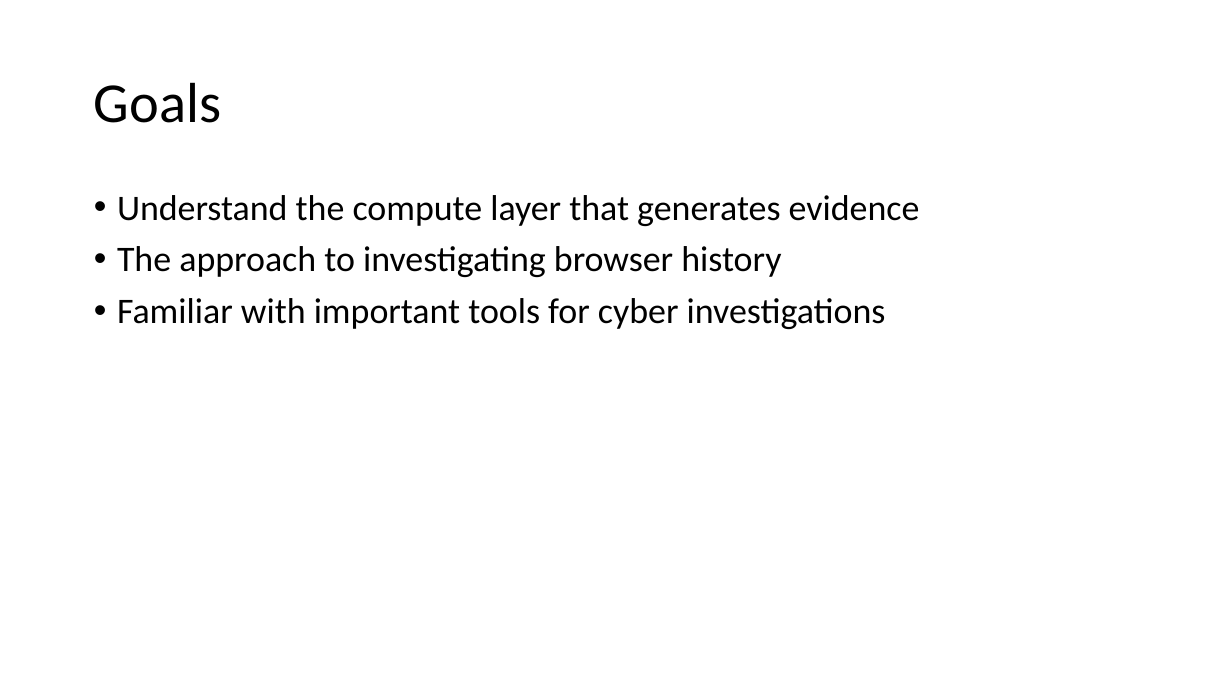
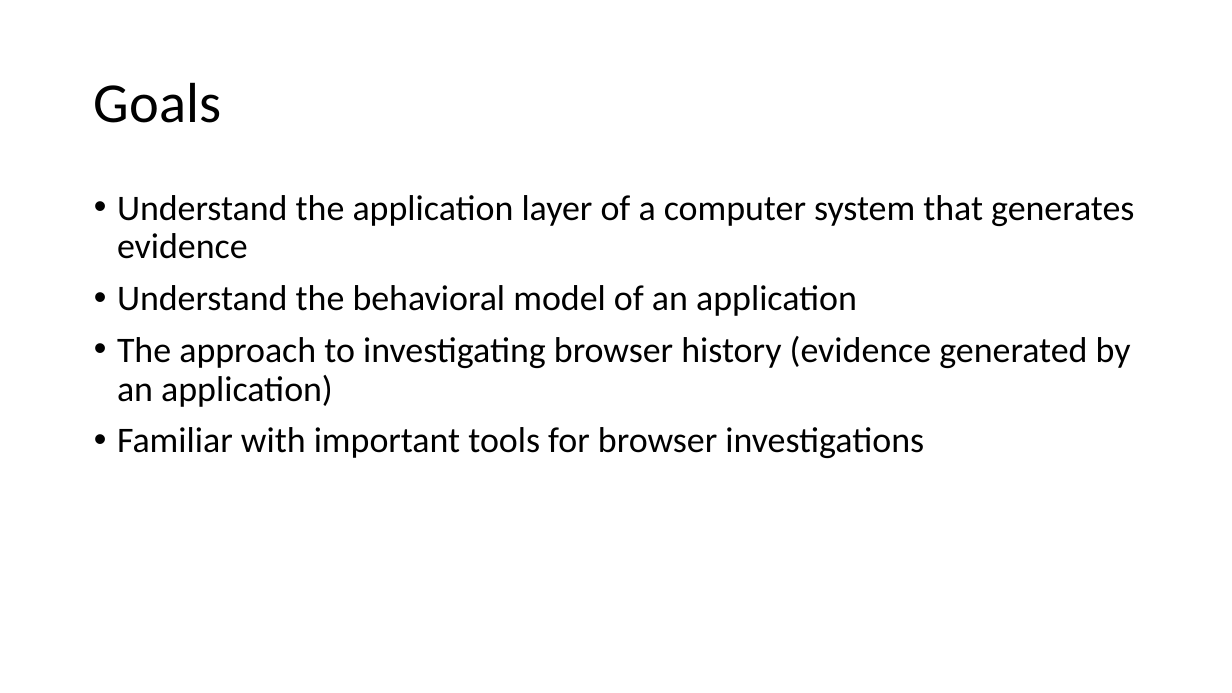
Before and after one commit to frankwxu/digital-forensics-lab, a slide deck: slide 2 of NIST_Data_Leakage_Case/NIST_Data_Leakage_03_WebHistory_SQL.pptx. Drawn at 1232x693 pixels with LibreOffice and Linux fonts; fonts in the diff are those of the drawing; background and template pictures are left out. Boxes give left, top, right and bottom in pixels: in the first picture for what was removed or moved away, otherwise in the second. Text is boxed around its words. In the diff, an @@ line names an element or a change of style, - is before the commit and + after.

Commit message:
upload browser history for nist_data_leakage_03_WebHistory

```diff
--- a/NIST_Data_Leakage_Case/NIST_Data_Leakage_03_WebHistory_SQL.pptx
+++ b/NIST_Data_Leakage_Case/NIST_Data_Leakage_03_WebHistory_SQL.pptx
@@ text at (117,195,1134,458): text changed @@
-• Understand the compute layer that generates evidence
-• The approach to investigating browser history
-• Familiar with important tools for cyber investigations
+• Understand the application layer of a computer system that generates evidence
+• Understand the behavioral model of an application
+• The approach to investigating browser history (evidence generated by an application)
+• Familiar with important tools for browser investigations
```
Also in this commit, not shown: 3 other slides changed, 1 slide added, 1 slide removed, 3 other files.
